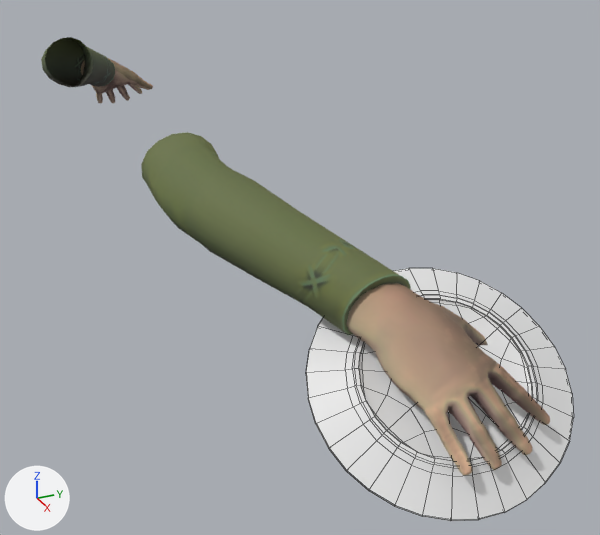
Two versions of the Blender file Mhmd/Blender/Character/1st Person/Sword_Hands_Anims.blend, one commit apart.
Camera for both pictures: a camera (50 mm lens) standing at (1.213, -0.233, 0.206) and looking at (0.141, 0.25, -0.33). The lights are fixed; the arrows at lower left show +X, +Y and +Z. Mesh edges are drawn as thin lines on the coarser meshes.

The older version as bpy lines, for what is in view:
```python
me_cylinder_015 = bpy.data.meshes.new('Cylinder.015')
me_cylinder_015.from_pydata(...)  # 450 vertices, 448 faces; spans x -0.129..0.128, y -0.003..0.034, z -0.122..0.135
me_cylinder_015.materials.append(mat_plate_mat)  # white #e7e7e7
me_hair_base1_003 = bpy.data.meshes.new('Hair_Base1.003')
me_hair_base1_003.from_pydata(...)  # 2254 vertices, 2325 faces; spans x -0.75..0.75, y -0.152..0.117, z 1.2..1.42
# faces by material slot: [2004, 321]
me_hair_base1_003.materials.append(mat_mc_body)
me_hair_base1_003.materials.append(mat_mc_clothing)
ob_hands = bpy.data.objects.new('hands', me_hair_base1_003)
ob_hands.location = (0.0, 0.121, -1.458)
ob_plate_lp = bpy.data.objects.new('Plate_LP', me_cylinder_015)
ob_plate_lp.location = (0.667, 0.156, -0.208)
ob_plate_lp.rotation_euler = (-1.144, 0.488, 0.464)  # degrees (-66, 28, 27)
```
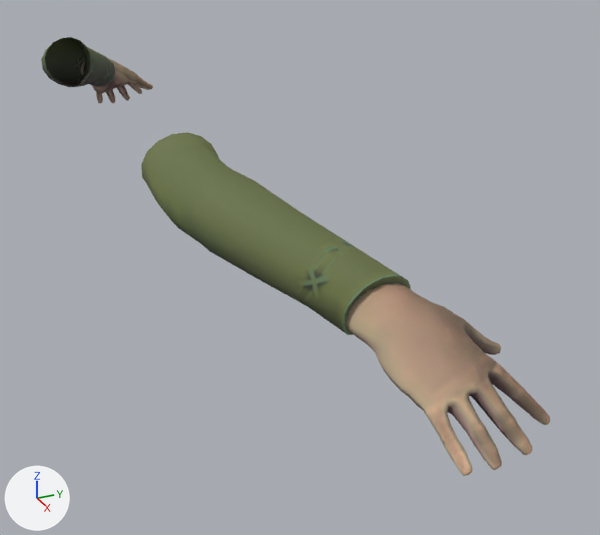
Where the newer file only moved an object's origin or applied its transform, the numbers keep the older frame.

Where the change shows, as pixel boxes [x1, y1, x2, y2] in the pictures (600 x 535 px):
'Plate_LP', hidden: before [306, 268, 574, 521]

Edits to the bpy script that builds the scene:
```text
Change ob_plate_lp:
    add ob_plate_lp.hide_set(True)
```
